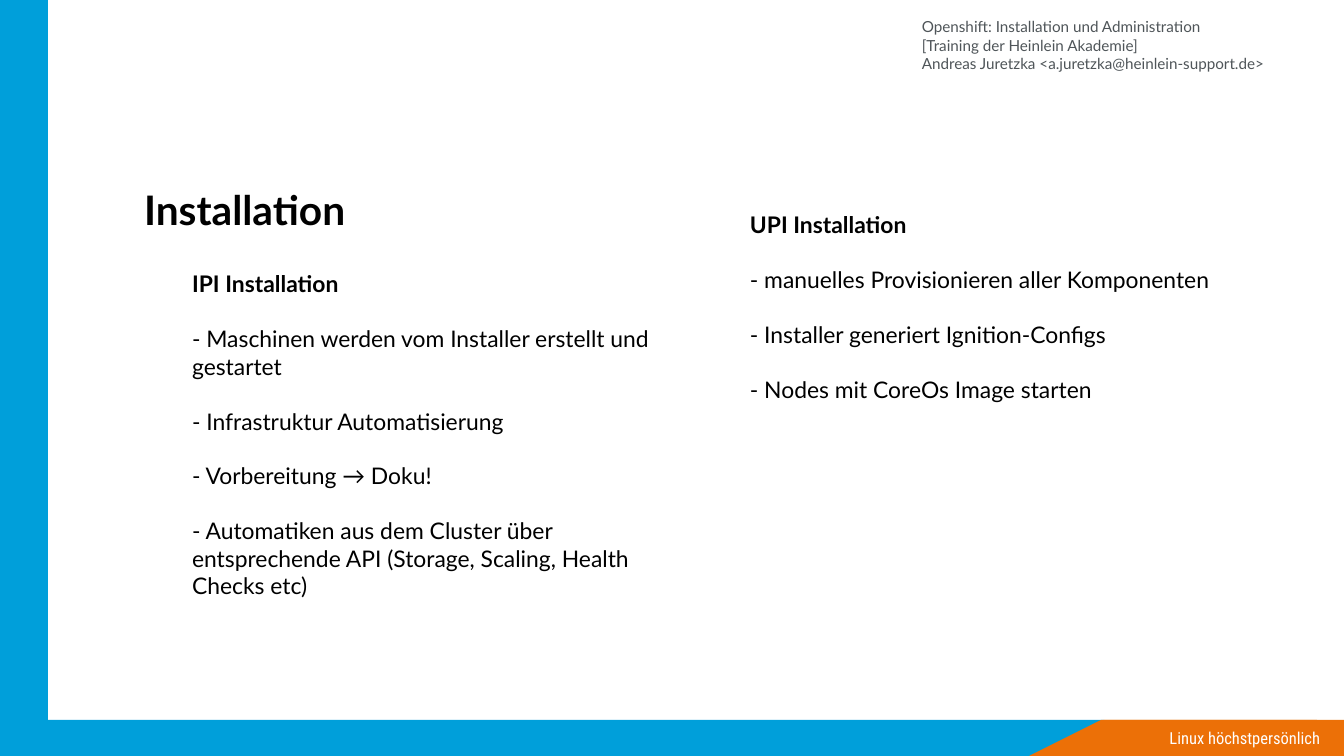
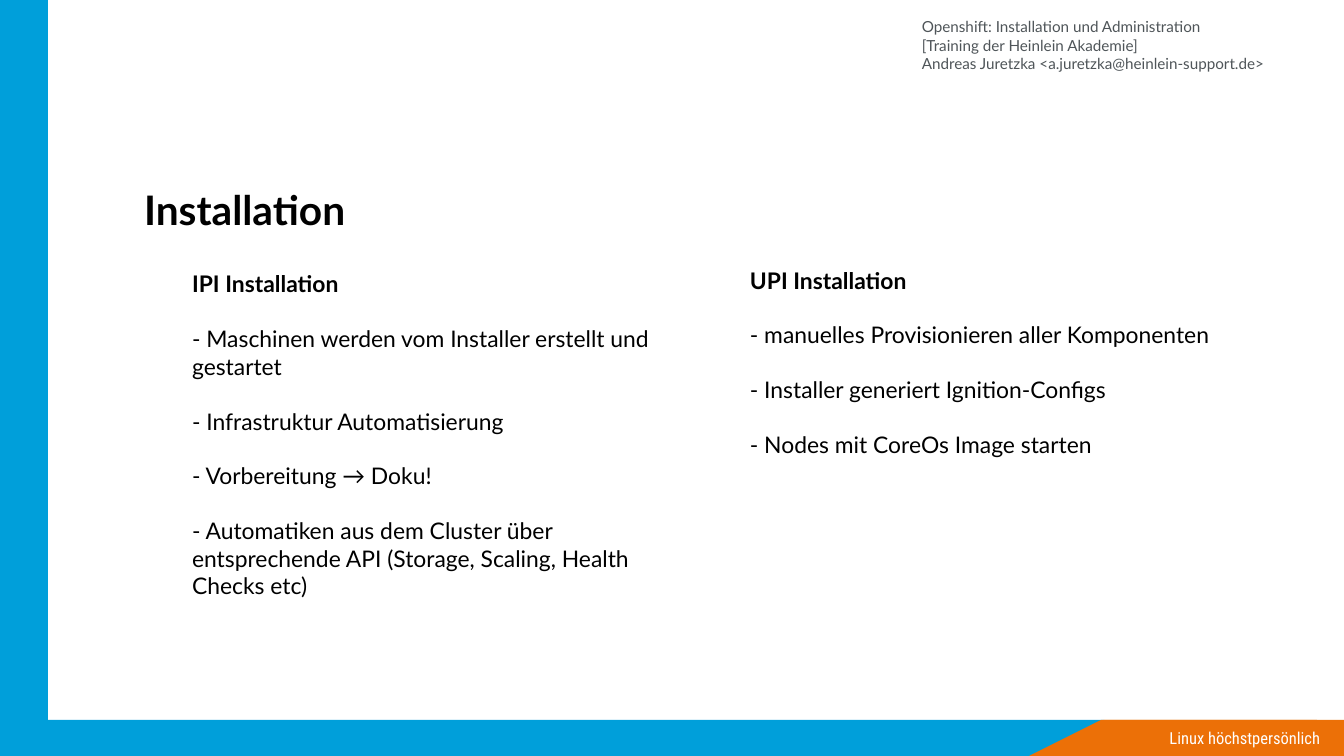
Before and after one commit to ajayten/openshift-kurs-folien, a slide deck: slide 8 of kurs-folien.odp. Drawn at 1344x756 pixels with LibreOffice and Linux fonts; fonts in the diff are those of the drawing; background and template pictures are left out. Boxes give left, top, right and bottom in pixels: in the first picture for what was removed or moved away, otherwise in the second. Text is boxed around its words. In the diff, an @@ line names an element or a change of style, - is before the commit and + after.

```diff
--- a/kurs-folien.odp
+++ b/kurs-folien.odp
@@ text "UPI Installation": place and size @@
-text "UPI Installation" at (750,216,1209,402)
+text "UPI Installation" at (750,272,1209,457)
```
Also in this commit, not shown: 2 other slides changed, 1 other file.
